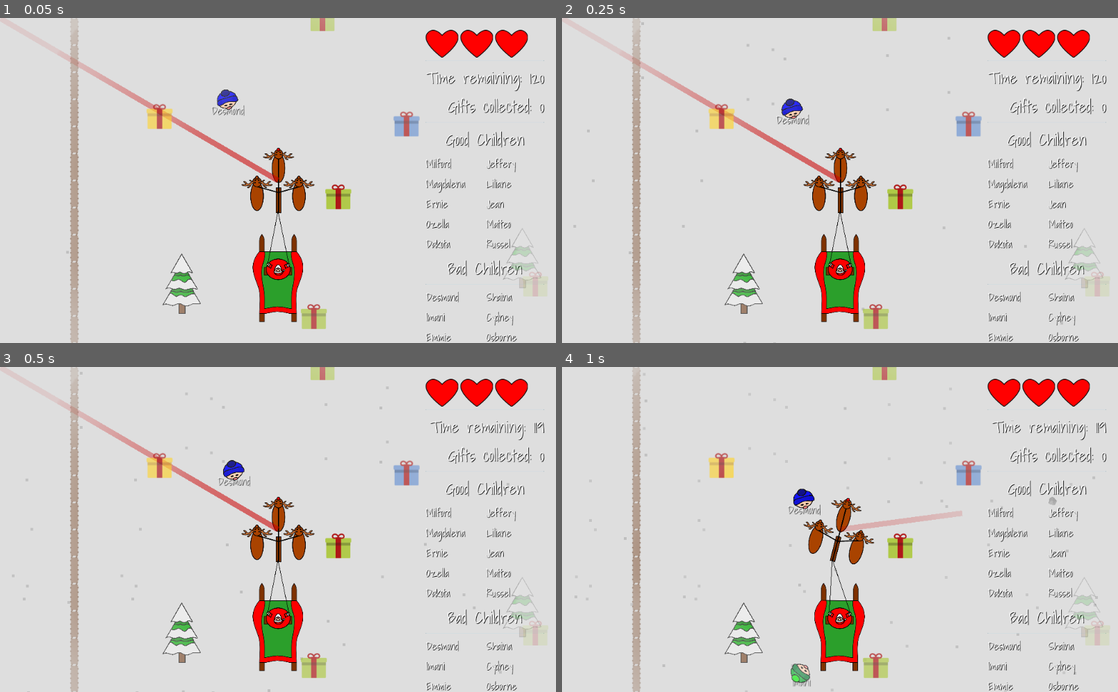
Above: before the commit, frames 1-4 (two rows, left to right).
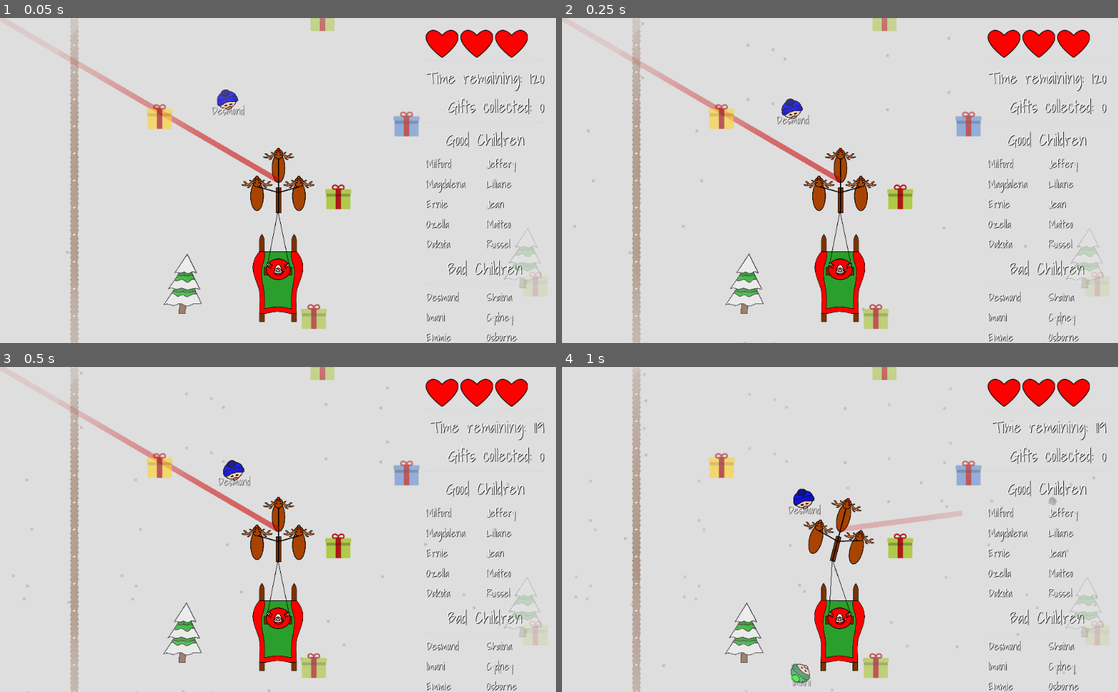
Above: after the commit, the same moments.

Repository: GameDrivenDesign/SebastHolyWandarousChristmasGame
Game: Godot game, scene res://scenes/world/world.tscn
The game is run twice, just before and just after one commit, with the same random seed, the same clock (stepped at 60 frames per second) and the same inputs. Sound files missing from this copy of the repository are replaced by a short silence.
Inputs (mouse positions are in pixels of both pictures, inside the frame that each line leads up to):
- Up to frame 1 (0.05 s): no input
- Up to frame 2 (0.25 s): no input
- Up to frame 3 (0.5 s): no input
- Up to frame 4 (1 s): move the mouse to (962, 513) at 0.52 s; hold Right (right) from 0.53 s (still down); hold Right mouse button (coal_projectile) from 0.53 s (still down)

The runs differ from the first frame. In frame 1, 0.4% of the frame differs, in the area x 29-98%, y 64-90%; in frame 2, 0.4%; in frame 3, 0.4%; in frame 4, 0.3%.

Commit message:
Add wind shader to trees

Diff:
--- a/scenes/tree/tree.tscn
+++ b/scenes/tree/tree.tscn
@@ -1,8 +1,50 @@
-[gd_scene load_steps=3 format=2]
+[gd_scene load_steps=5 format=2]
 
 [ext_resource path="res://scenes/tree/snow_covered_tree.svg" type="Texture" id=1]
 
-[sub_resource type="RectangleShape2D" id=1]
+[sub_resource type="Shader" id=6]
+
+code = "shader_type canvas_item;
+render_mode blend_mix;
+
+// Wind settings.
+uniform float speed = 1.0;
+uniform float minStrength : hint_range(0.0, 1.0);
+uniform float maxStrength : hint_range(0.0, 1.0);
+uniform float strengthScale = 100.0;
+uniform float interval = 3.5;
+uniform float detail = 1.0;
+uniform float distortion : hint_range(0.0, 1.0);
+uniform float heightOffset = 0.0;
+
+float getWind(vec2 vertex, vec2 uv, float timer){
+	vec2 pos = mix(vec2(1.0), vertex, distortion).xy;
+	float time = timer * speed + pos.x * pos.y;
+	float diff = pow(maxStrength - minStrength, 2.0);
+	float strength = clamp(minStrength + diff + sin(time / interval) * diff, minStrength, maxStrength) * strengthScale;
+	float wind = (sin(time) + cos(time * detail)) * strength * max(0.0, (1.0-uv.y) - heightOffset);
+
+	return wind;
+	}
+
+void vertex() {
+	VERTEX.x += getWind(VERTEX.xy, UV, TIME);
+}"
+
+[sub_resource type="ShaderMaterial" id=7]
+
+render_priority = 0
+shader = SubResource( 6 )
+shader_param/speed = 0.8
+shader_param/minStrength = 0.6
+shader_param/maxStrength = 0.9
+shader_param/strengthScale = 100.0
+shader_param/interval = 1.0
+shader_param/detail = 1.0
+shader_param/distortion = 0.0
+shader_param/heightOffset = 0.0
+
+[sub_resource type="RectangleShape2D" id=5]
 
 custom_solver_bias = 0.0
 extents = Vector2( 10, 6.64359 )
@@ -20,6 +62,7 @@
 
 [node name="Sprite" type="Sprite" parent="." index="0"]
 
+material = SubResource( 7 )
 scale = Vector2( 0.1, 0.1 )
 texture = ExtResource( 1 )
 _sections_unfolded = [ "Animation", "Offset", "Region", "Transform", "Visibility" ]
Not shown: 1 places in scenes/tree/tree.tscn that only renumber resources
Not shown, changed: README.md
